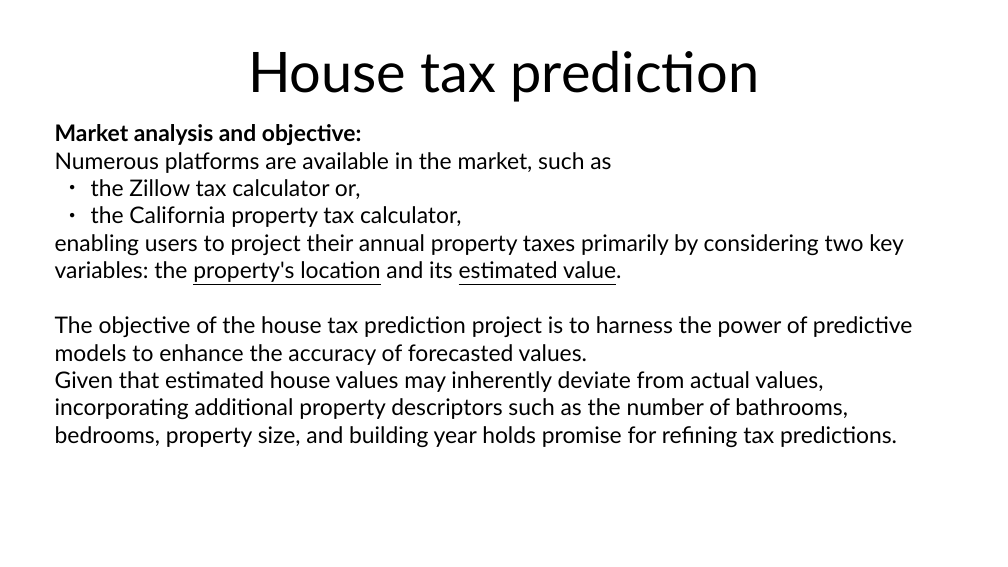
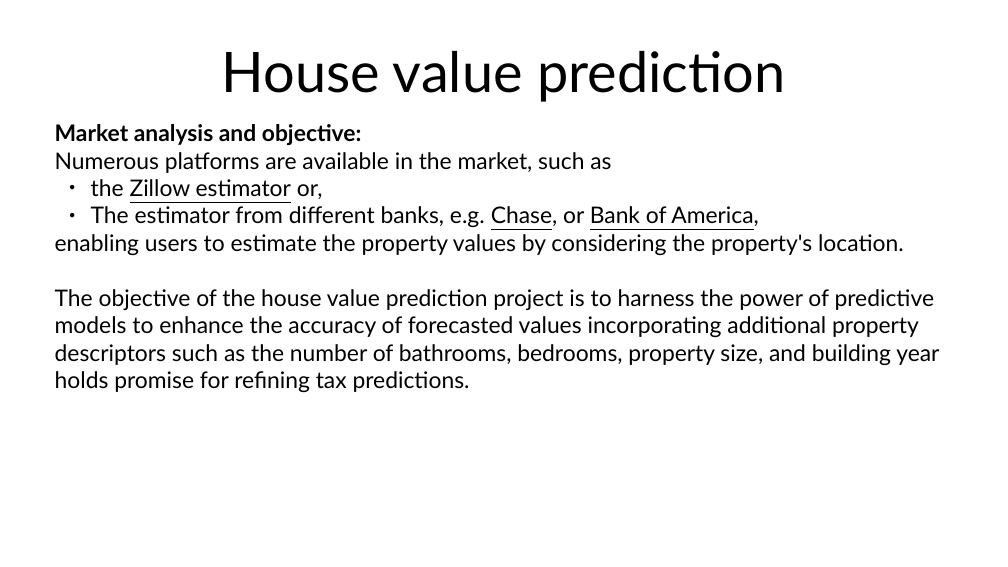
Before and after one commit to abourang/Zillow, a slide deck: slide 2 of presentation/Presentation.odp. Drawn at 1008x567 pixels with LibreOffice and Linux fonts; fonts in the diff are those of the drawing. Boxes give left, top, right and bottom in pixels: in the first picture for what was removed or moved away, otherwise in the second. Text is boxed around its words. In the diff, an @@ line names an element or a change of style, - is before the commit and + after.

```diff
--- a/presentation/Presentation.odp
+++ b/presentation/Presentation.odp
@@ title at bbox=[222, 51, 786, 102]: text changed @@
-House tax prediction
+House value prediction
@@ text at bbox=[55, 179, 939, 392]: text changed @@
-● the Zillow tax calculator or,
-● the California property tax calculator,
-enabling users to project their annual property taxes primarily by considering two key variables: the property's location and its estimated value.
-The objective of the house tax prediction project is to harness the power of predictive models to enhance the accuracy of forecasted values.
-Given that estimated house values may inherently deviate from actual values, incorporating additional property descriptors such as the number of bathrooms, bedrooms, property size, and building year holds promise for refining tax predictions.
+● the Zillow estimator or,
+● The estimator from different banks, e.g. Chase, or Bank of America,
+enabling users to estimate the property values by considering the property's location.
+The objective of the house value prediction project is to harness the power of predictive models to enhance the accuracy of forecasted values incorporating additional property descriptors such as the number of bathrooms, bedrooms, property size, and building year holds promise for refining tax predictions.
```
Also in this commit, not shown: 2 other slides changed, 1 slide added, 1 slide removed, 3 other files.
